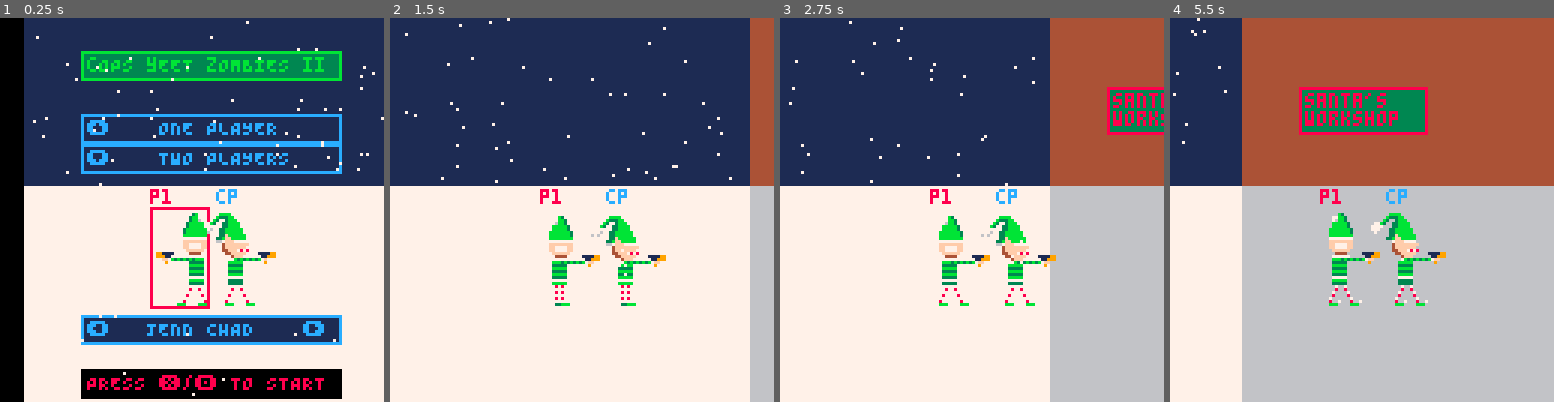
Above: before the commit, frames 1-4 (left to right).
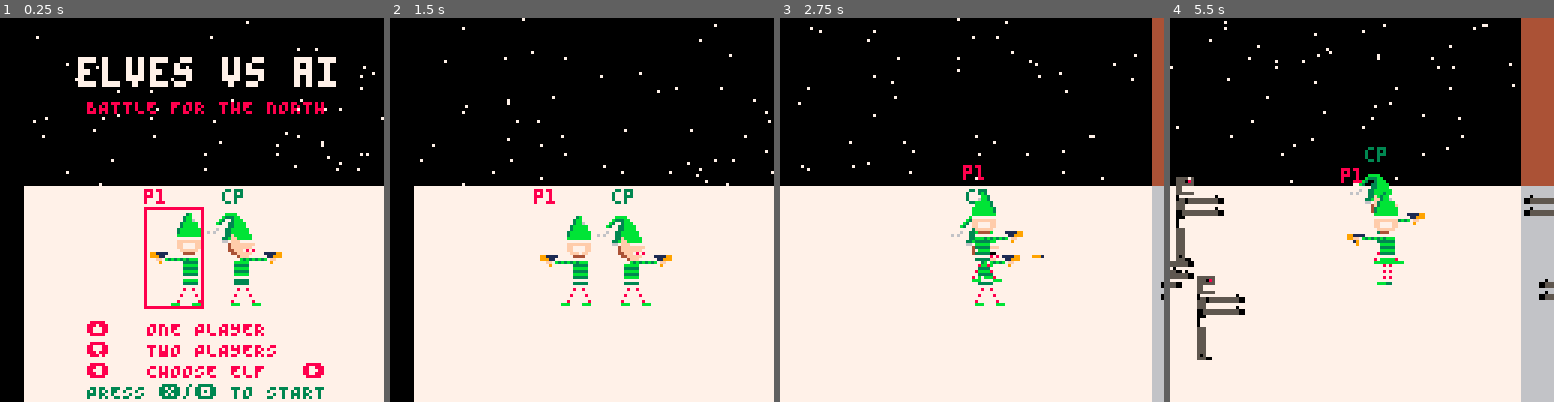
Above: after the commit, the same moments.

Repository: ryangrossGitHub/eva
Game: PICO-8 cartridge eva.p8
The game is run twice, just before and just after one commit, with the same random seed, the same clock (stepped at 60 frames per second) and the same inputs.
Inputs:
- Up to frame 1 (0.25 s): no input
- Up to frame 2 (1.5 s): tap X (X key) at 0.33, 1.07 s; tap O (Z key) at 0.7 s
- Up to frame 3 (2.75 s): hold Right 1.6-2.1 s; tap O (Z key) at 1.7, 2.1, 2.5 s; tap X (X key) at 1.85 s; hold Up 2.15-2.42 s; hold Right from 2.47 s (still down)
- Up to frame 4 (5.5 s): tap O (Z key) every 0.4 s from 2.9 to 5.3 s; tap X (X key) at 2.97, 4.08, 5.2 s; release Right at 3.03 s; hold Left 3.08-3.58 s; hold Down 3.63-3.97 s; hold Right 4.02-4.68 s; hold Up 4.73-5.03 s; hold Left from 5.08 s (still down)

The runs differ from the first frame. In frame 1, 55% of the frame differs, in the area x 6-100%, y 0-100%; in frame 2, 54%; in frame 3, 61%; in frame 4, 83%, in the area x 0-100%, y 0-100%.

Commit message:
Updated start screen.

Diff:
--- a/eva.p8
+++ b/eva.p8
@@ -271,13 +271,13 @@
 
 
 __map__
-e3e3e3e3e3e3e3e3e3e3e3e3e3e3e3e3d1d1d1d1d1d1d1d1d1d1d1d1d1d1d1d1d1d1d1d1d1d1d1d1d1d1d1d1d1d1c3c3c3c3c3c3c3c3c3c3c3c3c3c3c3c3c3c3c3c3c3c3c3c3c3c3c3c3c3c3c3c3c3c3c3c3c3c3c3c3c3c3c3c3c3c3c3c3c3c3c3c3c3c3c3c3c3c3c3c3c3c3c3c3c3c3c3c3c3c3c3c300000000000000000000
-e3e3e3e3e3e3e3e3e3e3e3e3e3e3e3e3d1d1d1d1d1d1d1d1d1d1d1d1d1d1d1d1d1d1d1d1d1d1d1d1d1d1d1d1d1d1c3c3c3c3c3c3c3c3c3c3c3c3c3c3c3c3c3c3c3c3c3c3c3c3c3c3c3c3c3c3c3c3c3c3c3c3c3c3c3c3c3c3c3c3c3c3c3c3c3c3c3c3c3c3c3c3c3c3c3c3c3c3c3c3c3c3c3c3c3c3c3c3c3c3c3c3c3c3c3c3c3c3
-e3e3e3e3e3e3e3e3e3e3e3e3e3e3e3e3d1d1d1d1d1d1d1d1d1d1d1d1d1d1d1d1d1d1d1d1d1d1d1d1d1d1d1d1d1d1c3c3c3c3c3c3c3c3c3c3c3c3c3c3c3c3c3c3c3c3c3c3c3c3c3c3c3c3c3c3c3c3c3c3c3c3c3c3c3c3c3c3c3c3c3c3c3c3c3c3c3c3c3c3c3c3c3c3c3c3c3c3c3c3c3c3c3c3c3c3c3c3c3c3c3c3c3c3c3c3c3c3
-e3e3e3e3e3e3e3e3e3e3e3e3e3e3e3e3d1d1d1d1d1d1d1d1d1d1d1d1d1d1d1d1d1d1d1d1d1d1d1d1d1d1d1d1d1d1c3c3c3c3c3c3c3c3c3c3c3c3c3c3c3c3c3c3c3c3c3c3c3c3c3c3c3c3c3c3c3c3c3c3c3c3c3c3c3c3c3c3c3c3c3c3c3c3c3c3c3c3c3c3c3c3c3c3c3c3c3c3c3c3c3c3c3c3c3c3c3c3c3c3c3c3c3c3c3c3c3c3
-e3e3e3e3e3e3e3e3e3e3e3e3e3e3e3e3d1d1d1d1d1d1d1d1d1d1d1d1d1d1d1d1d1d1d1d1d1d1d1d1d1d1d1d1d1d1c3c3c3c3c3c3c3c3c3c3c3c3c3c3c3c3c3c3c3c3c3c3c3c3c3c3c3c3c3c3c3c3c3c3c3c3c3c3c3c3c3c3c3c3c3c3c3c3c3c3c3c3c3c3c3c3c3c3c3c3c3c3c3c3c3c3c3c3c3c3c3c3c3c3c3c3c3c3c3c3c3c3
-e3e3e3e3e3e3e3e3e3e3e3e3e3e3e3e3d1d1d1d1d1d1d1d1d1d1d1d1d1d1d1d1d1d1d1d1d1d1d1d1d1d1d1d1d1d1c3c3c3c3c3c3c3c3c3c3c3c3c3c3c3c3c3c3c3c3c3c3c3c3c3c3c3c3c3c3c3c3c3c3c3c3c3c3c3c3c3c3c3c3c3c3c3c3c3c3c3c3c3c3c3c3c3c3c3c3c3c3c3c3c3c3c3c3c3c3c3c3c3c3c3c3c3c3c3c3c3c3
-e3e3e3e3e3e3e3e3e3e3e3e3e3e3e3e3d1d1d1d1d1d1d1d1d1d1d1d1d1d1d1d1d1d1d1d1d1d1d1d1d1d1d1d1d1d1c3c3c3c3c3c3c3c3c3c3c3c3c3c3c3c3c3c3c3c3c3c3c3c3c3c3c3c3c3c3c3c3c3c3c3c3c3c3c3c3c3c3c3c3c3c3c3c3c3c3c3c3c3c3c3c3c3c3c3c3c3c3c3c3c3c3c3c3c3c3c3c3c3c3c3c3c3c3c3c3c3c3
+c3c3c3c3c3c3c3c3c3c3c3c3c3c3c3c3d1d1d1d1d1d1d1d1d1d1d1d1d1d1d1d1d1d1d1d1d1d1d1d1d1d1d1d1d1d1c3c3c3c3c3c3c3c3c3c3c3c3c3c3c3c3c3c3c3c3c3c3c3c3c3c3c3c3c3c3c3c3c3c3c3c3c3c3c3c3c3c3c3c3c3c3c3c3c3c3c3c3c3c3c3c3c3c3c3c3c3c3c3c3c3c3c3c3c3c3c3c300000000000000000000
+c3c3c3c3c3c3c3c3c3c3c3c3c3c3c3c3d1d1d1d1d1d1d1d1d1d1d1d1d1d1d1d1d1d1d1d1d1d1d1d1d1d1d1d1d1d1c3c3c3c3c3c3c3c3c3c3c3c3c3c3c3c3c3c3c3c3c3c3c3c3c3c3c3c3c3c3c3c3c3c3c3c3c3c3c3c3c3c3c3c3c3c3c3c3c3c3c3c3c3c3c3c3c3c3c3c3c3c3c3c3c3c3c3c3c3c3c3c3c3c3c3c3c3c3c3c3c3c3
+c3c3c3c3c3c3c3c3c3c3c3c3c3c3c3c3d1d1d1d1d1d1d1d1d1d1d1d1d1d1d1d1d1d1d1d1d1d1d1d1d1d1d1d1d1d1c3c3c3c3c3c3c3c3c3c3c3c3c3c3c3c3c3c3c3c3c3c3c3c3c3c3c3c3c3c3c3c3c3c3c3c3c3c3c3c3c3c3c3c3c3c3c3c3c3c3c3c3c3c3c3c3c3c3c3c3c3c3c3c3c3c3c3c3c3c3c3c3c3c3c3c3c3c3c3c3c3c3
+c3c3c3c3c3c3c3c3c3c3c3c3c3c3c3c3d1d1d1d1d1d1d1d1d1d1d1d1d1d1d1d1d1d1d1d1d1d1d1d1d1d1d1d1d1d1c3c3c3c3c3c3c3c3c3c3c3c3c3c3c3c3c3c3c3c3c3c3c3c3c3c3c3c3c3c3c3c3c3c3c3c3c3c3c3c3c3c3c3c3c3c3c3c3c3c3c3c3c3c3c3c3c3c3c3c3c3c3c3c3c3c3c3c3c3c3c3c3c3c3c3c3c3c3c3c3c3c3
+c3c3c3c3c3c3c3c3c3c3c3c3c3c3c3c3d1d1d1d1d1d1d1d1d1d1d1d1d1d1d1d1d1d1d1d1d1d1d1d1d1d1d1d1d1d1c3c3c3c3c3c3c3c3c3c3c3c3c3c3c3c3c3c3c3c3c3c3c3c3c3c3c3c3c3c3c3c3c3c3c3c3c3c3c3c3c3c3c3c3c3c3c3c3c3c3c3c3c3c3c3c3c3c3c3c3c3c3c3c3c3c3c3c3c3c3c3c3c3c3c3c3c3c3c3c3c3c3
+c3c3c3c3c3c3c3c3c3c3c3c3c3c3c3c3d1d1d1d1d1d1d1d1d1d1d1d1d1d1d1d1d1d1d1d1d1d1d1d1d1d1d1d1d1d1c3c3c3c3c3c3c3c3c3c3c3c3c3c3c3c3c3c3c3c3c3c3c3c3c3c3c3c3c3c3c3c3c3c3c3c3c3c3c3c3c3c3c3c3c3c3c3c3c3c3c3c3c3c3c3c3c3c3c3c3c3c3c3c3c3c3c3c3c3c3c3c3c3c3c3c3c3c3c3c3c3c3
+c3c3c3c3c3c3c3c3c3c3c3c3c3c3c3c3d1d1d1d1d1d1d1d1d1d1d1d1d1d1d1d1d1d1d1d1d1d1d1d1d1d1d1d1d1d1c3c3c3c3c3c3c3c3c3c3c3c3c3c3c3c3c3c3c3c3c3c3c3c3c3c3c3c3c3c3c3c3c3c3c3c3c3c3c3c3c3c3c3c3c3c3c3c3c3c3c3c3c3c3c3c3c3c3c3c3c3c3c3c3c3c3c3c3c3c3c3c3c3c3c3c3c3c3c3c3c3c3
 c2c2c2c2c2c2c2c2c2c2c2c2c2c2c2c2c0c0c0c0c0c0c0c0c0c0c0c0c0c0c0c0c0c0c0c0c0c0c0c0c0c0c0c0c0c0c3c3c3c3c3c3c3c3c3c3c3c3c3c3c3c3c3c3c3c3c3c3c3c3c3c3c3c3c3c3c3744040404040404040404040404040c3c3c3404040c3c3c3c3c3c340404040c3404040404040404040c340404040c3c340c340
 c2c2c2c2c2c2c2c2c2c2c2c2c2c2c2c2c0c0c0c0c0c0c0c0c0c0c0c0c0c0c0c0c0c0c0c0c0c0c0c0c0c0c0c0c0c0c3c3c3c3c3c3c3c3c3c3c3c3c3c3c3c3c3c340c3c3c3c3c3c3c3c3c3c3c3c3c340404040404040404040404040404040404040c340404040c3c340404040c340404040404040404040404040404040404040
 c2c2c2c2c2c2c2c2c2c2c2c2c2c2c2c2c0c0c0c0c0c0c0c0c0c0c0c0c0c0c0c0c0c0c0c0c0c0c0c0c0c0c0c0c0c0c3c3c3c3c3c3c3c3c3c3c3c3c3c3c3c3c3c340c3c3c3c3c3c3c3c3c3c3c3c3c340404040404040404040404040404040404040404040c3c3c340404040404040404040404040404040404040404040404040
--- a/src/main.lua
+++ b/src/main.lua
@@ -22,10 +22,6 @@
 
  	if stage == 0 then
   		update_start()
-	elseif stage_trans then
-  		update_stage_trans()
- 	elseif stage == 3 then
-		-- do nothing
 	else
 		-- Initial delay before spawning enemies for this stage
 		if stages[stage].enemy_spawn_initial_delay and
@@ -39,19 +35,6 @@
 				spawn_enemy(stages[stage].enemy_speed)
 				enemy_spawn_delay_count = 0
 				enemey_spawn_stage_count += 1
-			end
-		else
-			local all_dead = true
-
-			for e in all(enemies) do
-				if not e.dead then
-					all_dead = false
-					break
-				end
-			end
-
-			if all_dead then
-				load_stage(stage+1)
 			end
 		end
 	end
@@ -130,7 +113,7 @@
 		if coop then
 			p2_disp = "p2"
 		end
-		print(p2_disp, p2.x - 3, p2.y - 7, 12)
+		print(p2_disp, p2.x - 3, p2.y - 7, 3)
 
 		-- Draw player 1 after player 2 so that player 1 is in front of player 2
 		draw_player_weapon(p1)
--- a/src/players.lua
+++ b/src/players.lua
@@ -1,7 +1,7 @@
 player_move = false
 
-init_jenn_x = 45
-init_chad_x = 67
+init_jenn_x = 43
+init_chad_x = 69
 init_player_y = 64
 
 camera_shake_offset = 0
--- a/src/stages.lua
+++ b/src/stages.lua
@@ -14,9 +14,11 @@
 
 stages = {
   {
-    enemy_spawn_count = 0,
-    enemy_speed = 0.5,
-    enemy_spawn_delay = 20,
+    enemy_spawn_count = 10, -- unlimited
+    enemy_speed = 0.4,
+    enemy_spawn_delay = 14,
+    enemy_spawn_initial_delay = 0,
+    enemy_spawn_initial_delay_count = 0,
     music_track = 24,
     weapon_unlock = 1
   },
@@ -130,14 +132,15 @@
   rect(p1.x - 3, p1.y - 1, p1.x + 16, p1.y + 32, 8)
 
   if coop then
-	  rect(p2.x - 3, p2.y - 1, p2.x + 16, p2.y + 32, 12)
-  end
-
-  print_dialog(54,22,"cOPS yEET zOMBIES ii ", 1, true, false, 11, 3)
-  print_dialog(54,43, "⬆️    ONE PLAYER", 1, true, false, 12, 1)
-  print_dialog(54,53, "⬇️    TWO PLAYERS", 1, true, false, 12, 1)
-  print_dialog(54,110, "⬅️   JENN CHAD    ➡️", 1, true, false, 12, 1)
-  print_dialog(54,128, "PRESS ❎/🅾️ TO START", 0, true, false, 8, 0)
+	  rect(p2.x - 3, p2.y - 1, p2.x + 16, p2.y + 32, 3)
+  end
+
+  print_dialog(51,22,"\^w\^telves vs ai", 0, true, false, 7, 0)
+  print_dialog(54,36,"BATTLE FOR THE NORTH", 0, true, false, 8, 0)
+  print_dialog(54,110, "⬆️   ONE PLAYER", 0, true, false, 8, 7)
+  print_dialog(54,117, "⬇️   TWO PLAYERS", 0, true, false, 8, 7)
+  print_dialog(54,124, "⬅️   CHOOSE ELF   ➡️", 0, true, false, 8, 7)
+  print_dialog(54,131, "PRESS ❎/🅾️ TO START", 0, true, false, 3, 7)
 end
 
 function run_intro()
@@ -212,7 +215,7 @@
   c.x = init_chad_x
 	c.y = init_player_y
   c.kill_count = 0
-  music(24)
+  music(0)
 end
 
 
